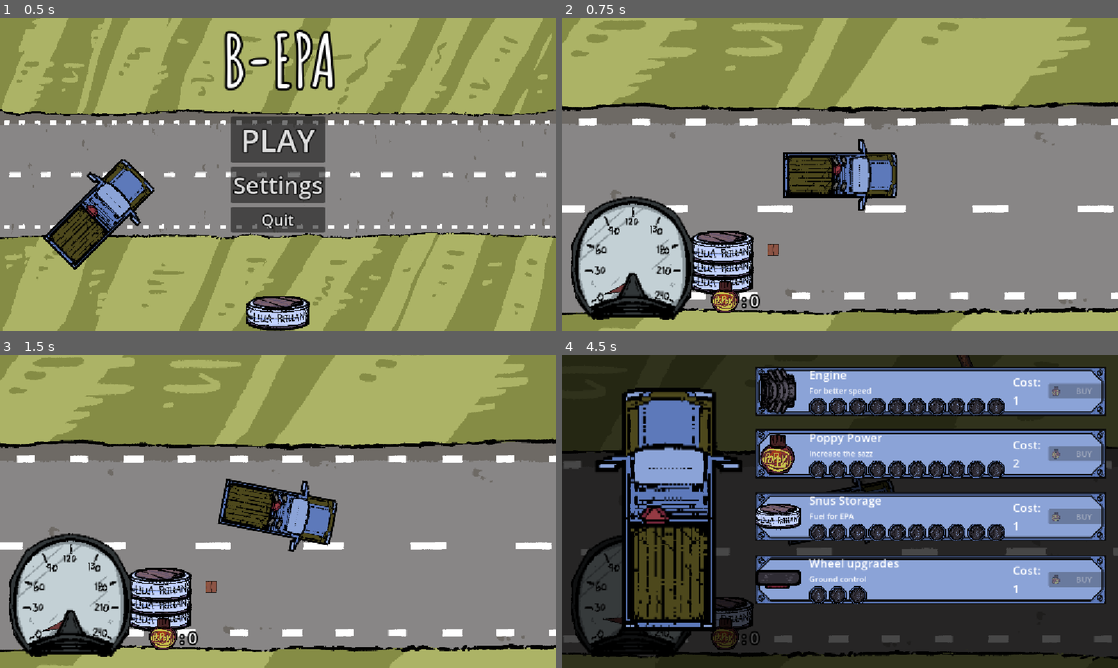
Above: before the commit, frames 1-4 (two rows, left to right).
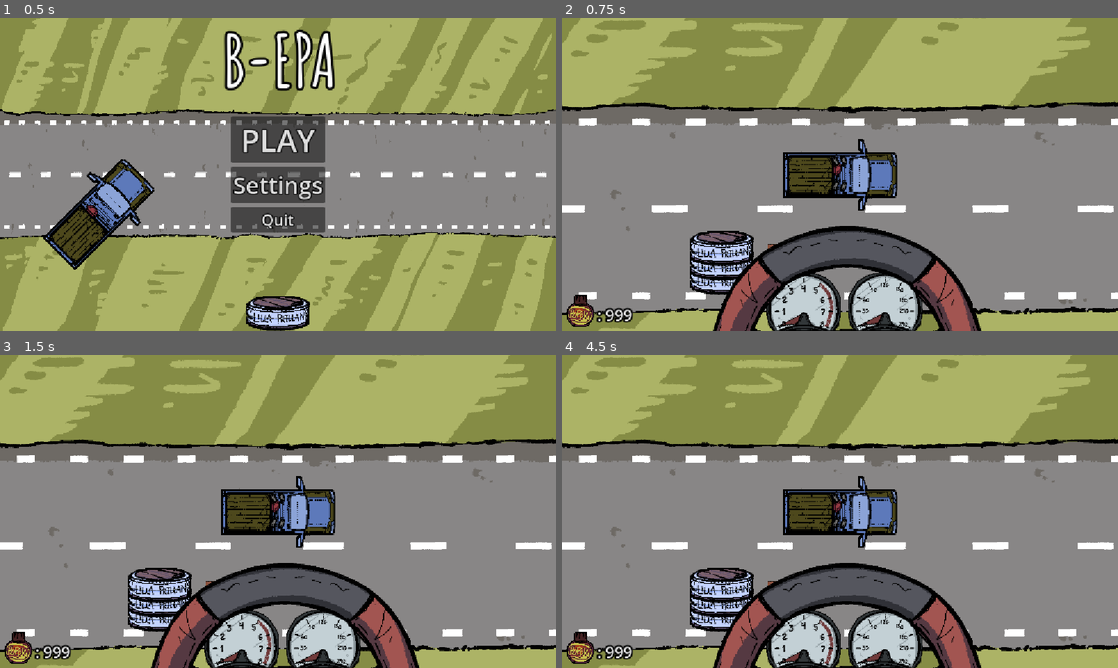
Above: after the commit, the same moments.

Repository: midenfors/project-epa
Game: Godot game, scene res://Scenes/UI/main_menu.tscn
Same seed, same stepped clock (60 frames per second), same inputs: the game is played once before the commit and once after it. The engine's default icon, where the game draws it, is replaced by a stand-in: a white triangle on a blue panel in a dark square.
Inputs:
- Up to frame 1 (0.5 s): no input
- Up to frame 2 (0.75 s): click "PLAY" at 0.5 s
- Up to frame 3 (1.5 s): tap Enter at 1.25 s; hold S (Turn Right) from 1.28 s (still down); hold Space (Boost) from 1.28 s (still down)
- Up to frame 4 (4.5 s): tap Shift (Break, bound only after the commit) at 1.55, 2.1 s; release S (Turn Right) at 2.03 s; release Space (Boost) at 2.03 s; hold W (Turn Left) 2.03-2.78 s; tap A (Break, bound only before the commit) at 2.3 s; hold S (Turn Right) 2.78-3.53 s; hold A (Break, bound only before the commit) 2.78-3.53 s; tap D (Gas) at 3.05, 3.6 s; hold F (Upgrades) 3.53-4.28 s; tap Space (Boost) at 3.8 s; hold W (Turn Left) from 4.28 s (still down); hold Space (Boost) from 4.28 s (still down)

Frame 1 is identical in both runs. In frame 2, 18% of the frame differs, in the area x 0-76%, y 56-100%; in frame 3, 21%; in frame 4, 98%, in the area x 0-100%, y 0-100%.
Error after the commit: Parse Error: Could not find type "Speedometer" in the current scope. (res://Scripts/car.gd:36)

Commit message:
Added tachometer and steering wheel.
Moved the gauages around a bit.
Took the smoothing from the speedometer and applied it to the turning of
the car model.

Diff:
--- a/Scenes/UI/hud.tscn
+++ b/Scenes/UI/hud.tscn
@@ -1,6 +1,6 @@
 [gd_scene format=3 uid="uid://dvhqp0ov4flbi"]
 
-[ext_resource type="Script" uid="uid://dniaxkkyve3iq" path="res://Scripts/speedometer.gd" id="1_8glcj"]
+[ext_resource type="Script" uid="uid://dniaxkkyve3iq" path="res://Scripts/UI/speedometer.gd" id="1_8glcj"]
 [ext_resource type="Texture2D" uid="uid://dd00lymitaift" path="res://Assets/Art/Speedometer_Background.png" id="1_fdl0h"]
 [ext_resource type="Script" uid="uid://cxiogb40yjcxn" path="res://Scripts/hud.gd" id="1_vsu76"]
 [ext_resource type="Texture2D" uid="uid://cwyuiv25qk5fk" path="res://Assets/Art/Speedometer_Arrow.png" id="2_8glcj"]
@@ -10,7 +10,11 @@
 [ext_resource type="Texture2D" uid="uid://0be866d3kn3x" path="res://Assets/Art/Poppy.png" id="6_qdh5o"]
 [ext_resource type="Script" uid="uid://bwgijuonu3ed8" path="res://Scripts/pause_screen.gd" id="6_ux5h0"]
 [ext_resource type="PackedScene" uid="uid://djeomro3ibjbj" path="res://Scenes/UI/upgrade_container.tscn" id="7_7wqu8"]
+[ext_resource type="Texture2D" uid="uid://b0tbr3t12hkg2" path="res://Assets/Art/RPMmeter_Background.png" id="7_qt3ij"]
+[ext_resource type="Script" uid="uid://damsbdycuc05o" path="res://Scripts/UI/tachometer.gd" id="7_uidm2"]
+[ext_resource type="Texture2D" uid="uid://dv3y30o31o73f" path="res://Assets/Art/RPMmeter_Top.png" id="8_uidm2"]
 [ext_resource type="Texture2D" uid="uid://cdpy2t5xl4yfl" path="res://Assets/Art/Car_Base.png" id="9_am52h"]
+[ext_resource type="Texture2D" uid="uid://cfyj6w3iv6vr1" path="res://Assets/Art/Ratt.png" id="10_8c63k"]
 [ext_resource type="Texture2D" uid="uid://nsvd8cniyj7m" path="res://Assets/Art/Car_Engine1.png" id="10_yttkt"]
 [ext_resource type="Texture2D" uid="uid://tg4u023ovifj" path="res://Assets/Art/Car_Engine2.png" id="11_8km2t"]
 [ext_resource type="Script" uid="uid://w5gl52gct288" path="res://Scripts/end_screen.gd" id="11_cna6x"]
@@ -41,46 +45,96 @@
 [node name="SnusMarker2D" type="Marker2D" parent="SnusGauge" unique_id=1996838785]
 position = Vector2(331, 537)
 
-[node name="Speedometer" type="Control" parent="." unique_id=340154884]
+[node name="Dashboard" type="Control" parent="." unique_id=1968035191]
+layout_mode = 1
+anchors_preset = 15
+anchor_right = 1.0
+anchor_bottom = 1.0
+grow_horizontal = 2
+grow_vertical = 2
+
+[node name="Gauges" type="Control" parent="Dashboard" unique_id=1053239954]
+anchors_preset = 0
+offset_right = 40.0
+offset_bottom = 40.0
+
+[node name="Speedometer" type="Control" parent="Dashboard/Gauges" unique_id=340154884]
 layout_mode = 1
 anchors_preset = 2
 anchor_top = 1.0
 anchor_bottom = 1.0
-offset_left = 19.0
-offset_top = -279.0
-offset_right = 275.0
-offset_bottom = -23.0
+offset_left = 592.0
+offset_top = 485.0
+offset_right = 848.0
+offset_bottom = 741.0
 grow_vertical = 0
+scale = Vector2(1.2, 1.2)
 script = ExtResource("1_8glcj")
 
-[node name="BG" type="TextureRect" parent="Speedometer" unique_id=653147771]
-layout_mode = 0
-offset_right = 256.0
-offset_bottom = 256.0
+[node name="BG" type="TextureRect" parent="Dashboard/Gauges/Speedometer" unique_id=653147771]
+layout_mode = 0
+offset_right = 130.0
+offset_bottom = 113.0
 texture = ExtResource("1_fdl0h")
 
-[node name="Arrow" type="Sprite2D" parent="Speedometer" unique_id=986789983]
-position = Vector2(130, 180)
-rotation = -0.44654956
+[node name="Arrow" type="Sprite2D" parent="Dashboard/Gauges/Speedometer" unique_id=986789983]
+position = Vector2(64.589745, 79.47188)
+rotation = -1.9198622
 scale = Vector2(0.99999994, 0.99999994)
 texture = ExtResource("2_8glcj")
-offset = Vector2(-2.285, -32.24)
-
-[node name="FG" type="TextureRect" parent="Speedometer" unique_id=1982562522]
-layout_mode = 0
-offset_right = 256.0
-offset_bottom = 256.0
+offset = Vector2(0.5493276, -16.758984)
+
+[node name="FG" type="TextureRect" parent="Dashboard/Gauges/Speedometer" unique_id=1982562522]
+layout_mode = 0
+offset_right = 130.0
+offset_bottom = 113.0
 texture = ExtResource("3_vsu76")
 
-[node name="Dashboard" type="Control" parent="." unique_id=1968035191]
-layout_mode = 1
-anchors_preset = 15
-anchor_right = 1.0
-anchor_bottom = 1.0
-grow_horizontal = 2
-grow_vertical = 2
-
-[node name="TextureRect" type="TextureRect" parent="Dashboard" unique_id=890823072]
+[node name="Tachometer" type="Control" parent="Dashboard/Gauges" unique_id=721485880]
+layout_mode = 1
+anchors_preset = 2
+anchor_top = 1.0
+anchor_bottom = 1.0
+offset_left = 423.00003
+offset_top = 486.0
+offset_right = 684.0
+offset_bottom = 665.0
+grow_vertical = 0
+scale = Vector2(1.2, 1.2)
+script = ExtResource("7_uidm2")
+
+[node name="BG" type="TextureRect" parent="Dashboard/Gauges/Tachometer" unique_id=65108779]
+layout_mode = 0
+offset_right = 40.0
+offset_bottom = 40.0
+texture = ExtResource("7_qt3ij")
+
+[node name="Arrow" type="Sprite2D" parent="Dashboard/Gauges/Tachometer" unique_id=1125141493]
+position = Vector2(67.00001, 79)
+rotation = -1.9198622
+scale = Vector2(0.99999994, 0.99999994)
+texture = ExtResource("2_8glcj")
+offset = Vector2(0.4988668, -17.065945)
+
+[node name="FG" type="TextureRect" parent="Dashboard/Gauges/Tachometer" unique_id=877480775]
+layout_mode = 1
+anchors_preset = -1
+offset_right = 39.999996
+offset_bottom = 40.0
+texture = ExtResource("8_uidm2")
+
+[node name="Ratt" type="Sprite2D" parent="Dashboard" unique_id=952292294]
+position = Vector2(591, 736)
+texture = ExtResource("10_8c63k")
+
+[node name="PoppyCounter" type="Control" parent="Dashboard" unique_id=1482944850]
+anchors_preset = 0
+offset_left = -300.0
+offset_top = 29.0
+offset_right = -260.0
+offset_bottom = 69.0
+
+[node name="TextureRect" type="TextureRect" parent="Dashboard/PoppyCounter" unique_id=890823072]
 layout_mode = 0
 offset_left = 300.0
 offset_top = 538.0
@@ -89,7 +143,7 @@
 texture = ExtResource("6_qdh5o")
 expand_mode = 1
 
-[node name="PoppyCountLabel" type="Label" parent="Dashboard" unique_id=1304172771]
+[node name="PoppyCountLabel" type="Label" parent="Dashboard/PoppyCounter" unique_id=1304172771]
 layout_mode = 0
 offset_left = 373.0
 offset_top = 563.0
--- a/Scripts/car.gd
+++ b/Scripts/car.gd
@@ -2,6 +2,8 @@
 extends CharacterBody2D
 
 var audio_manager : AudioManager
+
+@export var turn_smoothing : float = 8.0 # Högre = snabbare
 
 @export var snus_gauge : Snus_Gauge
 
@@ -15,11 +17,12 @@
 @export var deceleration : float = -30      # Car Engine Upgrade
 @export var engine_decel_reduction : float = 0.05  # Each engine level cuts deceleration by 5%
 
-var boost_delay = 1000
+var boost_delay = 1200
 var time_last_boost : float = -999
-var boost_charge_duration : float = 0
 var time_boost_charge_start : float = 0
-var boost_time_target = 500
+var boost_duration_target = 600
+var boost_duration_cutoff = boost_duration_target * 1.8
+var boost_crit_window = 300
 
 var steering_speed : float = PI/16
 var speed : float = 0
@@ -28,12 +31,18 @@
 var on_grass : bool = false
 var grass_deceleration_modifier = 4
 var grass_particle_speed_limit = 12
+var break_deceleration_modifier = 15
 
 var speedometer : Speedometer
+var tachometer : Tachometer
+var steering_wheel : Node2D
 
 func _ready() -> void:
 	audio_manager = get_node("../AudioManager")
-	speedometer = get_node("../CanvasLayer/HUD/Speedometer")
+	speedometer = get_node("../CanvasLayer/HUD/Dashboard/Gauges/Speedometer")
+	tachometer = get_node("../CanvasLayer/HUD/Dashboard/Gauges/Tachometer")
+	steering_wheel = get_node("../CanvasLayer/HUD/Dashboard/Ratt")
+
 	audio_manager.play_sfx(audio_manager.MOTORLJUD__1__EPA)
 
 # Deceleration after engine upgrades (level 10 = half the slowdown).
@@ -43,15 +52,20 @@
 
 func _physics_process(_delta: float) -> void:
 	num_speed_boosts = snus_gauge.num_snus_remaining()
-	# var input_throttle = Input.get_axis("Break", "Gas") * throttle_modifier
+
 	var time_now = Time.get_ticks_msec()
+	var boost_duration = 0
+	if Input.is_action_pressed("Boost") and num_speed_boosts > 0:
+		boost_duration = time_now - time_boost_charge_start
 	if Input.is_action_just_pressed("Boost"):
 		audio_manager.play_sfx(audio_manager.ÖPPNA_SNUS)
 		time_boost_charge_start = time_now
+
 	if Input.is_action_just_released("Boost"):
 		car_started_motion = true
 		var boost_crit : bool = false
-		if abs(time_now - time_boost_charge_start - boost_time_target) < 50:
+
+		if abs(boost_duration - boost_duration_target) < boost_crit_window/2:
 			boost_crit = true
 		if num_speed_boosts > 0 and time_now - time_last_boost > boost_delay:
 			time_last_boost = time_now
@@ -64,9 +78,9 @@
 
 	speed = clamp(speed, 0, 10000)
 
-	var dec_modifer = 1
+	var dec_modifier = 1
 	if on_grass:
-		dec_modifer *= grass_deceleration_modifier
+		dec_modifier *= grass_deceleration_modifier
 		if $CPUParticles2D.emitting == false:
 			if speed > grass_particle_speed_limit:
 				$CPUParticles2D.restart()
@@ -76,23 +90,24 @@
 	else:
 		if $CPUParticles2D.emitting == true:
 			$CPUParticles2D.emitting = false
-	speed += get_deceleration() * dec_modifer * _delta
+	if Input.is_action_pressed("Break"):
+		dec_modifier *= break_deceleration_modifier
+	speed += get_deceleration() * dec_modifier * _delta
 	if speed < 0:
 		speed = 0
 	velocity = Vector2(speed, 0)
 	var steering_angle = steering_speed * Input.get_axis("Turn Left", "Turn Right")
 	velocity = velocity.rotated(steering_angle)
-	rotation = PI/2 + steering_angle
 
-	#var input_steering = Input.get_axis("Turn Left", "Turn Right") * speed * steering_speed
-	#var horizontal_speed =
+	# Visual turning feedback
+	# rotation = PI/2 + steering_angle
+	rotation = lerpf(rotation, PI/2 + steering_angle, 1.0 - exp(-turn_smoothing * _delta))
+	steering_wheel.rotation = lerpf(steering_wheel.rotation, steering_angle * 5, 1.0 - exp(-turn_smoothing * _delta))
 
+	tachometer.set_rpm(boost_duration / boost_duration_cutoff)
 	if speed > 0:
 		speedometer.set_speed(speed * 0.1)
 	else:
 		speedometer.set_arrow_to_zero()
 
-	# velocity.x = input_throttle * speed
-	# velocity.y = input_steering * steering_speed
-
 	move_and_slide()
--- a/Scripts/hud.gd
+++ b/Scripts/hud.gd
@@ -1,13 +1,15 @@
 extends Control
 
 @export var speedometer : Speedometer
+@export var tachometer : Tachometer
 @export var pause : Control
 @export var poppy_label : Label
 
 func _ready() -> void:
-	speedometer = $Speedometer
+	speedometer = $Gauges/Speedometer
+	tachometer = $Gauges/Tachometer
 	pause = $PauseScreen
-	poppy_label = $Dashboard/PoppyCountLabel
+	poppy_label = $Dashboard/PoppyCounter/PoppyCountLabel
 
 	update_poppy_label()
 
--- a/Scripts/speedometer.gd
+++ /dev/null
@@ -1,29 +0,0 @@
-extends Control
-class_name Speedometer
-
-const MIN_ANGLE := -110.0
-const MAX_ANGLE := 110.0
-
-@export var arrow : Sprite2D
-@export var smoothing : float = 8.0 # Högre = snabbare pil
-
-var target_degrees : float = MIN_ANGLE
-
-func _ready() -> void:
-	arrow = $Arrow
-	arrow.rotation_degrees = MIN_ANGLE
-
-# Pilen rör sig mjukt mot målvinkeln varje frame
-func _process(delta: float) -> void:
-	arrow.rotation_degrees = lerpf(arrow.rotation_degrees, target_degrees, 1.0 - exp(-smoothing * delta))
-
-# Nollställer till noll på mätaren
-func set_arrow_to_zero():
-	target_degrees = MIN_ANGLE
-
-# Sätter pilens målvinkel
-func set_arrow_to_degrees(value):
-	target_degrees = clampf(value, MIN_ANGLE, MAX_ANGLE)
-
-func set_speed(value):
-	set_arrow_to_degrees(MIN_ANGLE + value)
--- a/project.godot
+++ b/project.godot
@@ -61,17 +61,21 @@
 }
 Break={
 "deadzone": 0.2,
-"events": [Object(InputEventKey,"resource_local_to_scene":fa …(140 unchanged characters)… d":false,"keycode":0,"physical_keycode":65,"key_label":0,"unicode":97,"location":0,"echo":false,"script":null)
+"events": [Object(InputEventKey,"resource_local_to_scene":fa …(140 unchanged characters)… d":false,"keycode":0,"physical_keycode":4194325,"key_label":0,"unicode":0,"location":0,"echo":false,"script":null)
 ]
 }
 "Turn Left"={
 "deadzone": 0.2,
 "events": [Object(InputEventKey,"resource_local_to_scene":false,"resource_name":"","device":-1,"window_id":0,"alt_press …(192 unchanged characters)…
+, Object(InputEventKey,"resource_local_to_scene":false,"resource_name":"","device":-1,"window_id":0,"alt_pressed":false,"shift_pressed":false,"ctrl_pressed":false,"meta_pressed":false,"pressed":false,"keycode":0,"physical_keycode":65,"key_label":0,"unicode":97,"location":0,"echo":false,"script":null)
+, Object(InputEventKey,"resource_local_to_scene":false,"resource_name":"","device":-1,"window_id":0,"alt_pressed":false,"shift_pressed":false,"ctrl_pressed":false,"meta_pressed":false,"pressed":false,"keycode":0,"physical_keycode":4194319,"key_label":0,"unicode":0,"location":0,"echo":false,"script":null)
 ]
 }
 "Turn Right"={
 "deadzone": 0.2,
 "events": [Object(InputEventKey,"resource_local_to_scene":false,"resource_name":"","device":-1,"window_id":0,"alt_press …(192 unchanged characters)…
+, Object(InputEventKey,"resource_local_to_scene":false,"resource_name":"","device":-1,"window_id":0,"alt_pressed":false,"shift_pressed":false,"ctrl_pressed":false,"meta_pressed":false,"pressed":false,"keycode":0,"physical_keycode":68,"key_label":0,"unicode":100,"location":0,"echo":false,"script":null)
+, Object(InputEventKey,"resource_local_to_scene":false,"resource_name":"","device":-1,"window_id":0,"alt_pressed":false,"shift_pressed":false,"ctrl_pressed":false,"meta_pressed":false,"pressed":false,"keycode":0,"physical_keycode":4194321,"key_label":0,"unicode":0,"location":0,"echo":false,"script":null)
 ]
 }
 Boost={
Not shown, removed: Scripts/speedometer.gd.uid
